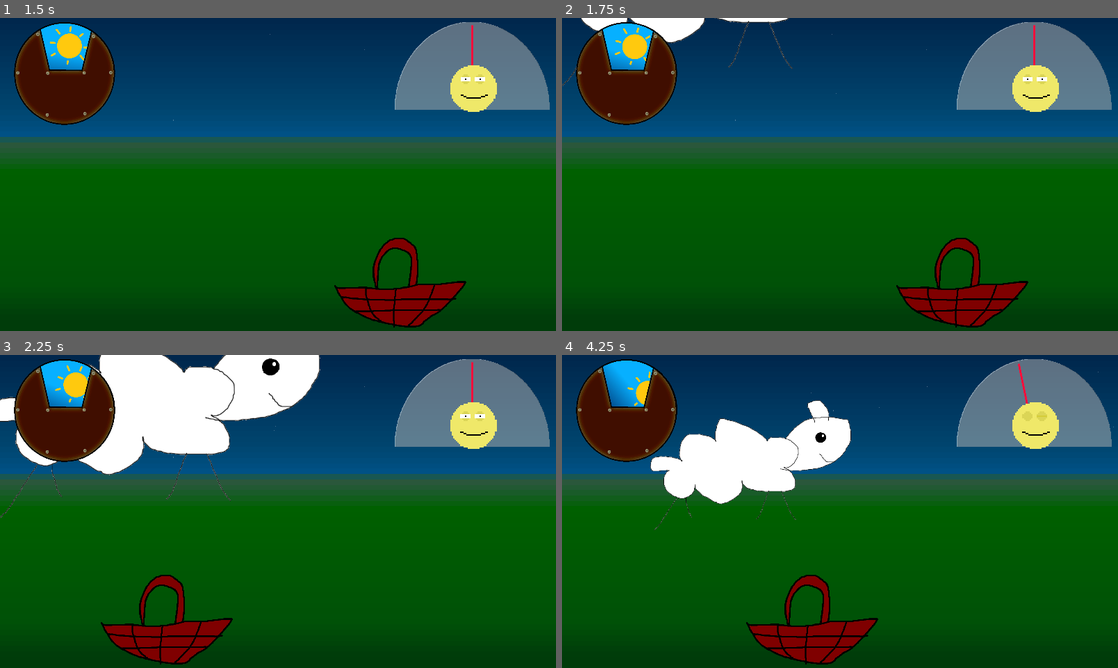
Above: before the commit, frames 1-4 (two rows, left to right).
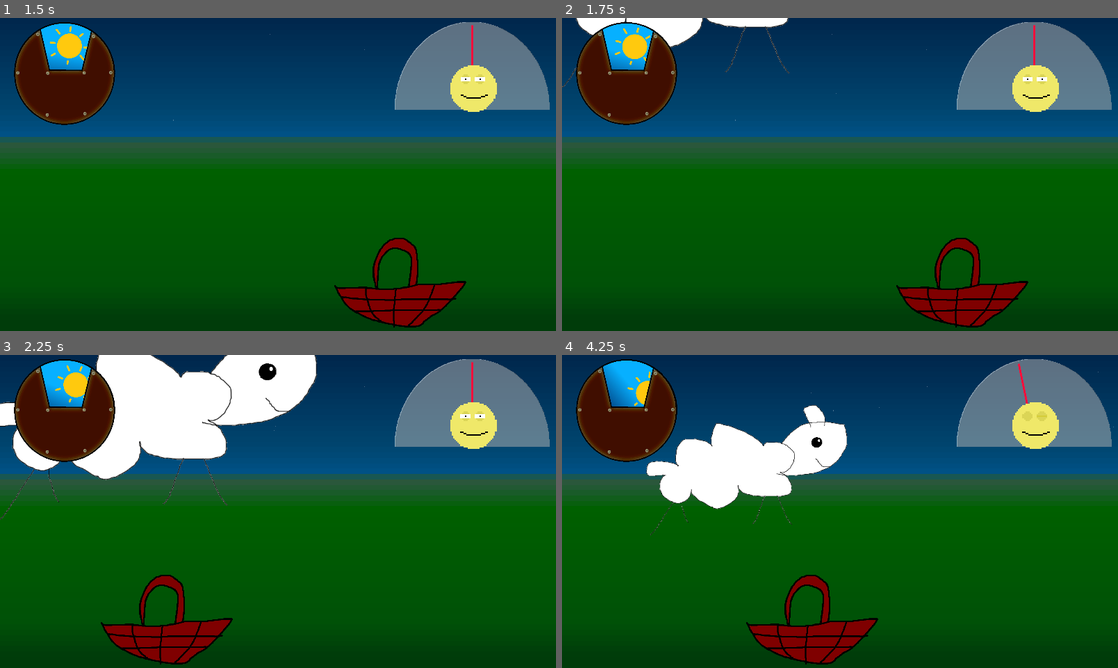
Above: after the commit, the same moments.

Repository: Glow-Project/gwj-55
Game: Godot game, scene res://menu.tscn
Same seed, same stepped clock (60 frames per second), same inputs: the game is played once before the commit and once after it.
Inputs (mouse positions are in pixels of both pictures, inside the frame that each line leads up to):
- Up to frame 1 (1.5 s): click (278, 205) at 0.5 s; move the mouse to (400, 158) at 1.27 s
- Up to frame 2 (1.75 s): no input
- Up to frame 3 (2.25 s): move the mouse to (166, 527) at 2.02 s
- Up to frame 4 (4.25 s): move the mouse to (895, 442) at 2.77 s; move the mouse to (812, 574) at 3.52 s

Frame 1 is identical in both runs. In frame 2, 0.6% of the frame differs, in the area x 0-42%, y 0-23%; in frame 3, 2.2%, in the area x 0-58%, y 0-53%; in frame 4, 1.9%.

Commit message:
game: widen spawner range

Diff:
--- a/game.tscn
+++ b/game.tscn
@@ -21,10 +21,10 @@
 position = Vector2(571, 548)
 
 [node name="SpawnerX1" type="Marker2D" parent="."]
-position = Vector2(181, -93)
+position = Vector2(178, -83)
 
 [node name="SpawnerX2" type="Marker2D" parent="."]
-position = Vector2(965, -67)
+position = Vector2(943, -69)
 
 [node name="Spawner" parent="." node_paths=PackedStringArray("abyss_point", "left_point", "right_point") instance=ExtResource("3_ruxjr")]
 abyss_point = NodePath("../AbyssPoint")
